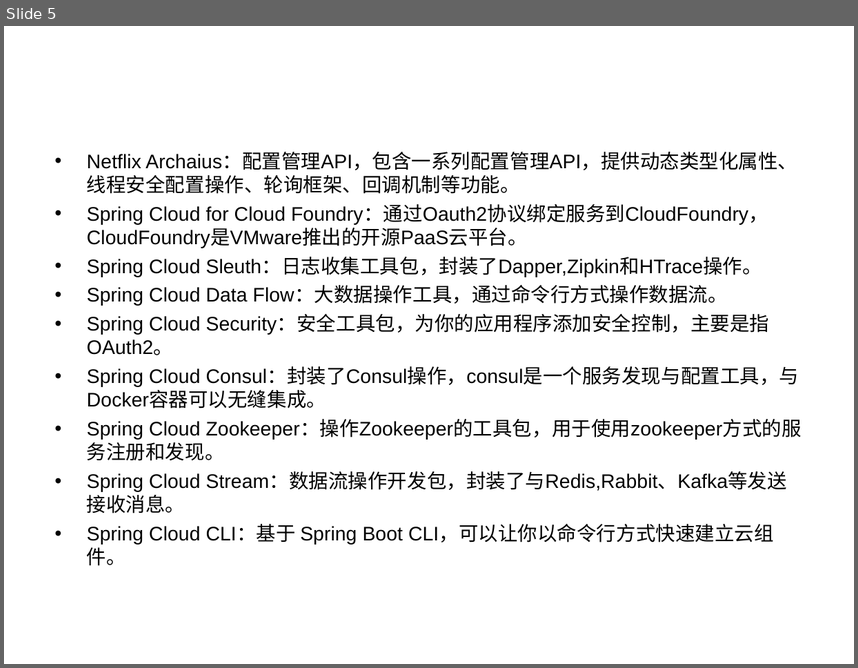
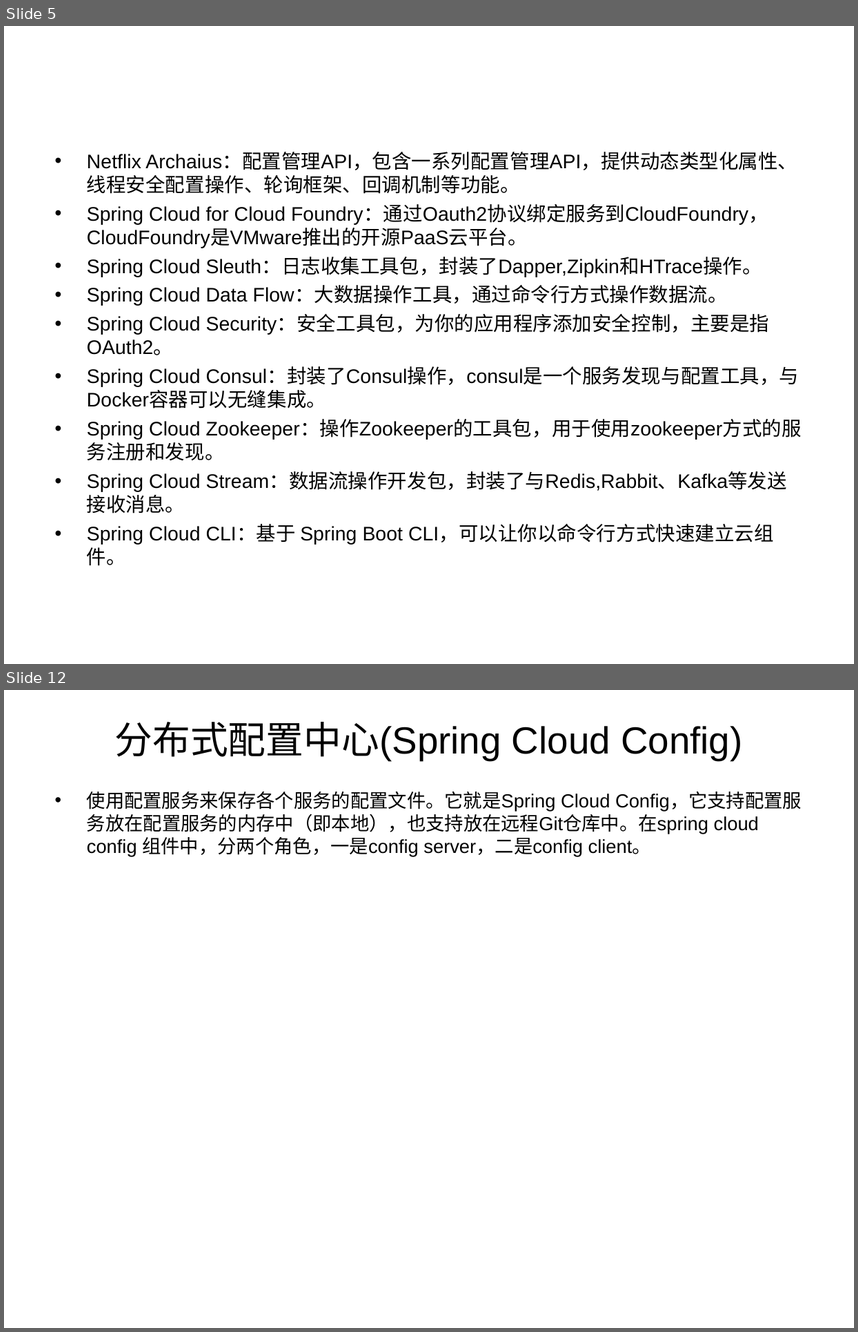
Before and after one commit to xingxingtx/SpringCloud, a slide deck: SpringCloud.ppt. Shown one above the other, each under a label of ours: slide 5 before the commit, slides 5 and 12 after it; the slides between them are not shown. The pictures are 858x668 and 858x1332 pixels, drawn with LibreOffice and Linux fonts; fonts in the diff are those of the drawing. Boxes give left, top, right and bottom in pixels: in the first picture for what was removed or moved away, otherwise in the second. Text is boxed around its words. In the diff, an @@ line names an element or a change of style, - is before the commit and + after.

Commit message:
springcloud

```diff
--- a/SpringCloud.ppt
+++ b/SpringCloud.ppt
@@ slide 12 added at (x1=4, y1=690, x2=854, y2=1328), background #FFFFFF @@
@@ title added at (x1=114, y1=722, x2=742, y2=762), 32 pt, text #000000 @@
+分布式配置中心(Spring Cloud Config)
@@ text added at (x1=87, y1=791, x2=802, y2=857), 16 pt, text #000000 @@
+• 使用配置服务来保存各个服务的配置文件。它就是Spring Cloud Config，它支持配置服务放在配置服务的内存中（即本地），也支持放在远程Git仓库中。在spring cloud config 组件中，分两个角色，一是config server，二是config client。
```
Also in this commit, not shown: 1 slide changed, 5 other slides added, 26 other files.
